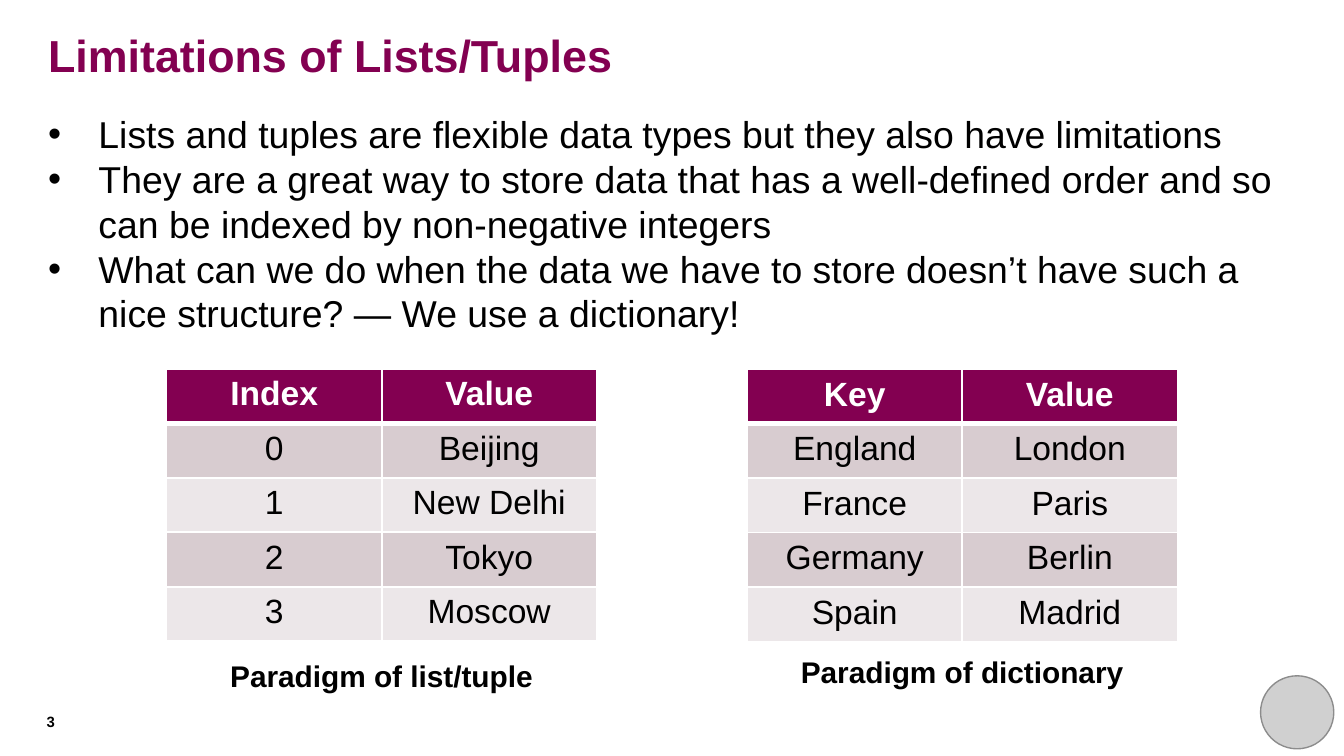
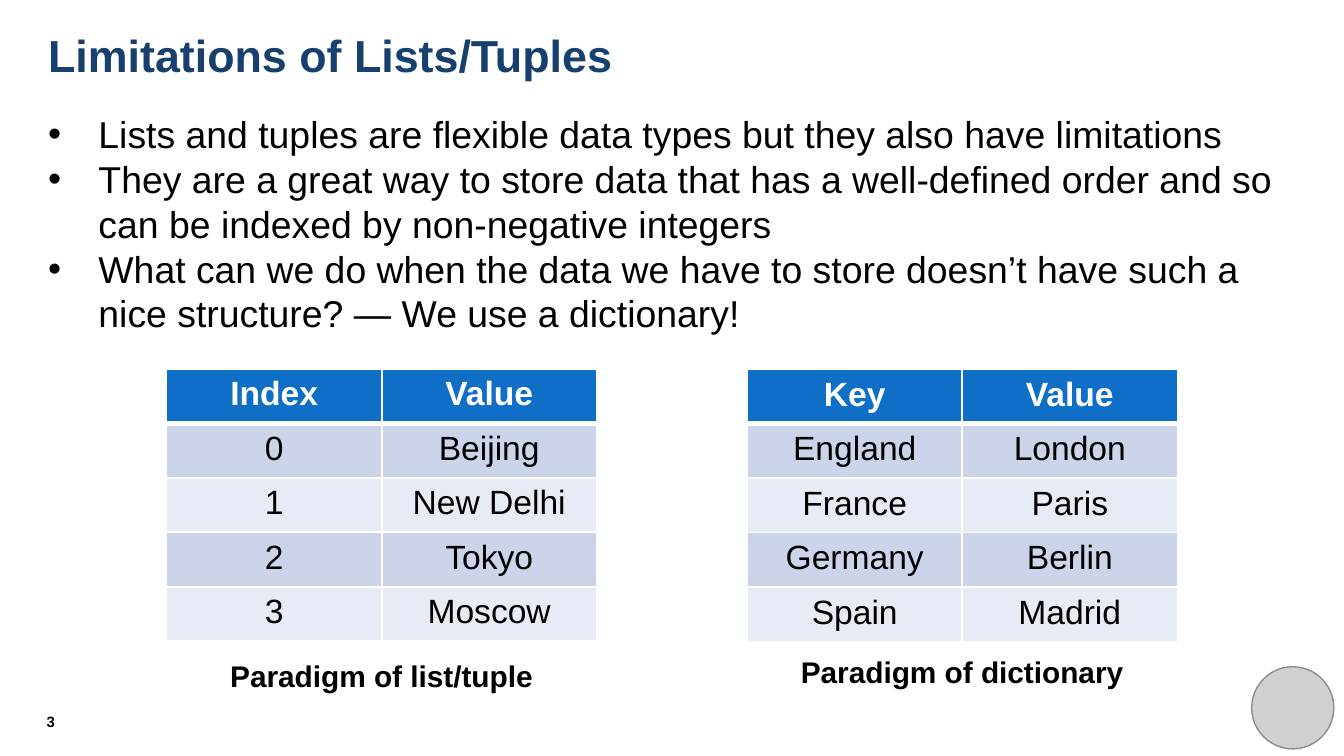
Before and after one commit to THargreaves/beginners-python, a slide deck: slide 3 of session_seven/session_seven_presentation.pptx. Drawn at 1344x756 pixels with LibreOffice and Linux fonts; fonts in the diff are those of the drawing; grey boxes stand for pictures. Boxes give left, top, right and bottom in pixels: in the first picture for what was removed or moved away, otherwise in the second. Text is boxed around its words. In the diff, an @@ line names an element or a change of style, - is before the commit and + after.

```diff
--- a/session_seven/session_seven_presentation.pptx
+++ b/session_seven/session_seven_presentation.pptx
@@ title "Limitations of Lists/Tuples" at bbox=[48, 39, 612, 81]: text colour #830051 to #17406D @@
@@ table at bbox=[167, 368, 597, 641] @@
@@ fill #830051 to #0F6FC6 in row 1 @@
@@ fill #D9CCD0 to #CCD5EA in 4 cells @@
@@ fill #EDE7E9 to #E7EBF5 in 4 cells @@
@@ table at bbox=[747, 370, 1177, 642] @@
@@ fill #830051 to #0F6FC6 in row 1 @@
@@ fill #D9CCD0 to #CCD5EA in 4 cells @@
@@ fill #EDE7E9 to #E7EBF5 in 4 cells @@
@@ picture: place and size @@
-picture at bbox=[1261, 676, 1333, 749]
+picture at bbox=[1251, 667, 1333, 749]
```
Also in this commit, not shown: 14 other slides changed, 5 other files.
